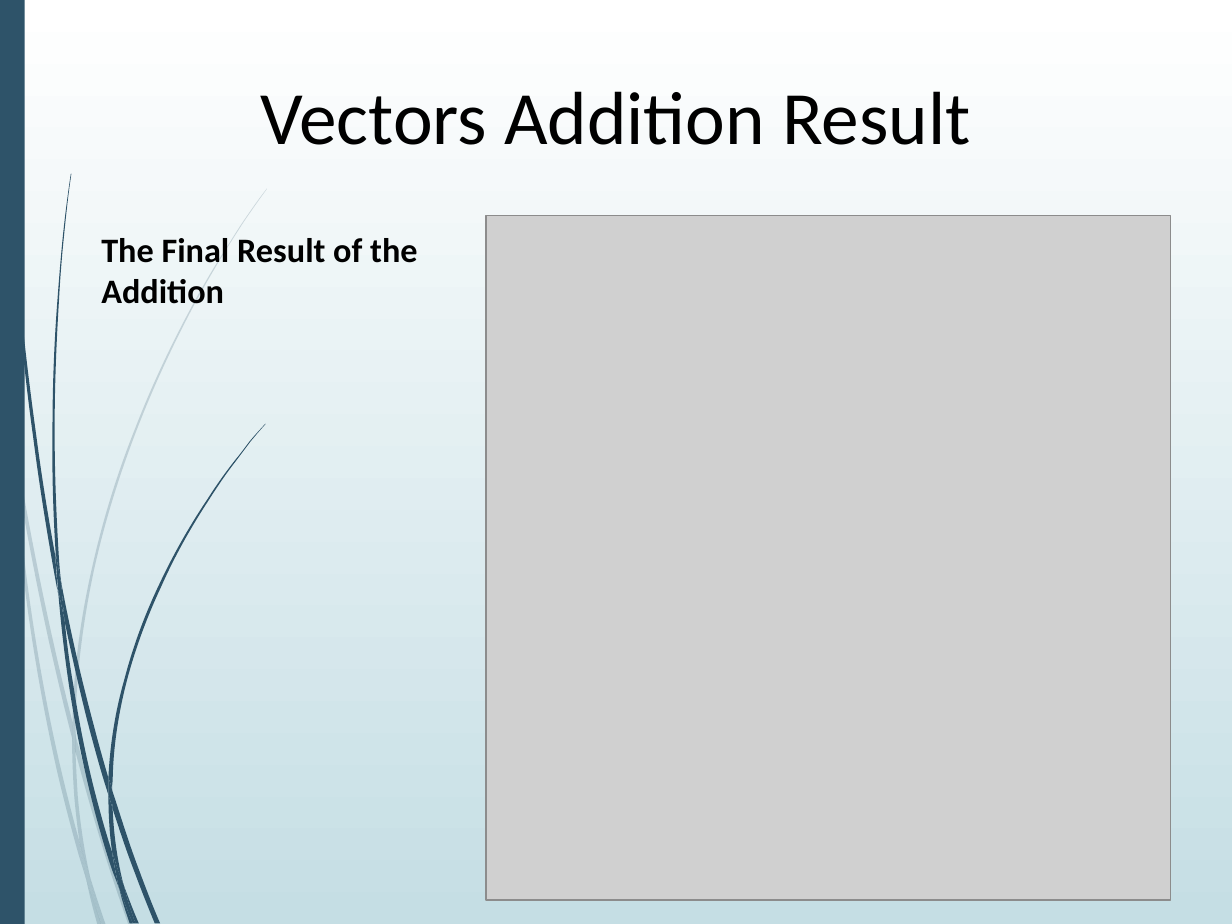
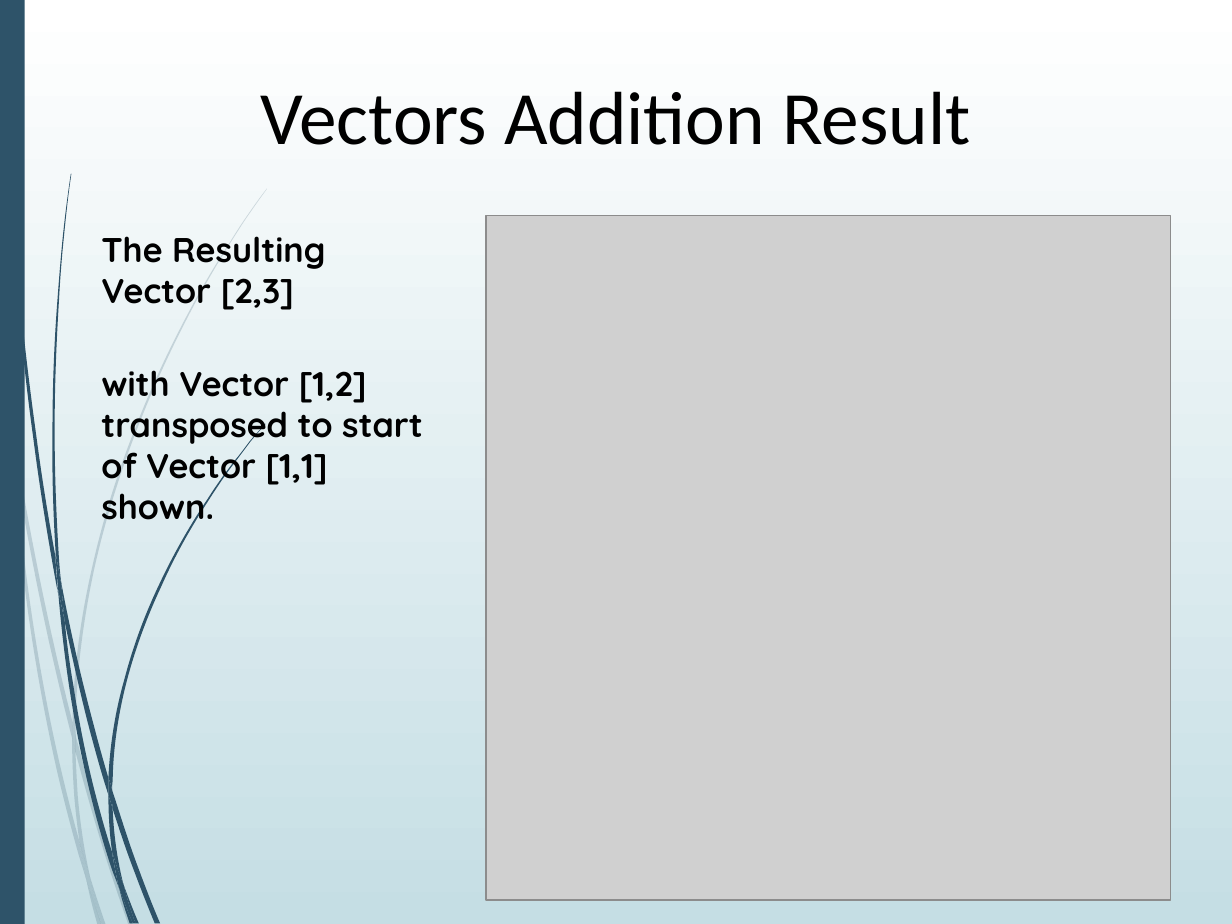
Before and after one commit to AGGP-NHTI/AGGP101c, a slide deck: slide 10 of LAB04/LAB04-Vectors.pptx. Drawn at 1232x924 pixels with LibreOffice and Linux fonts; fonts in the diff are those of the drawing; grey boxes stand for pictures. Boxes give left, top, right and bottom in pixels: in the first picture for what was removed or moved away, otherwise in the second. Text is boxed around its words. In the diff, an @@ line names an element or a change of style, - is before the commit and + after.

Commit message:
Lab5, Quiz5 Finalized

```diff
--- a/LAB04/LAB04-Vectors.pptx
+++ b/LAB04/LAB04-Vectors.pptx
@@ text at (x1=101, y1=236, x2=423, y2=529): text changed; font Calibri to Quicksand @@
-The Final Result of the Addition
+The Resulting
+Vector [2,3]
+with Vector [1,2] transposed to start of Vector [1,1] shown.
```
Also in this commit, not shown: 3 other slides changed, 6 other files.
